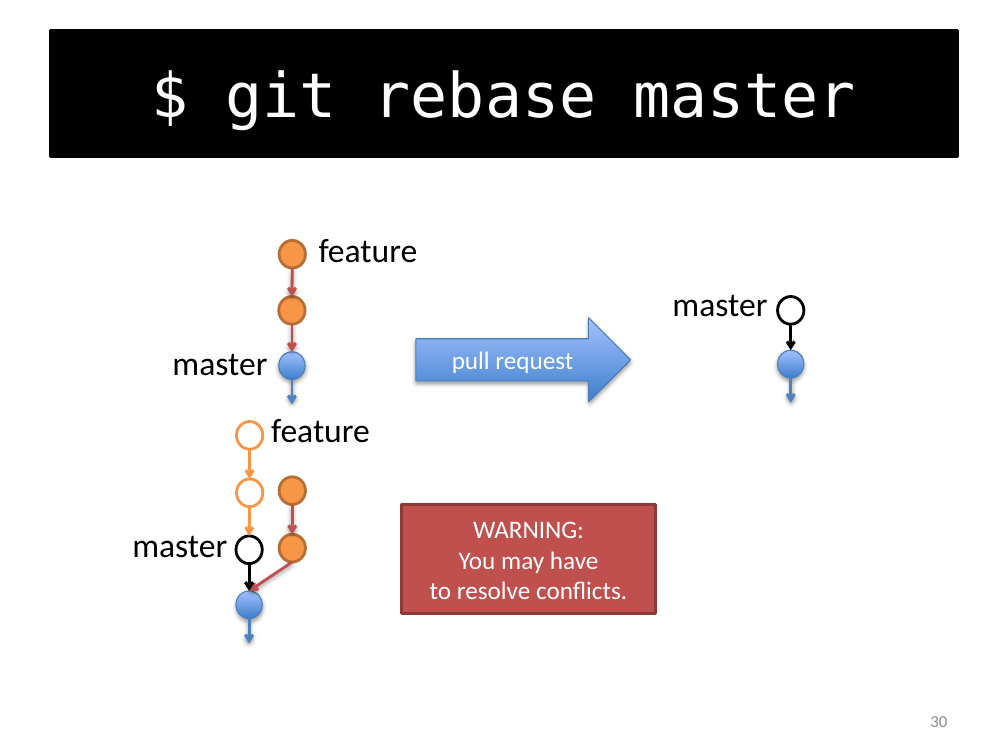
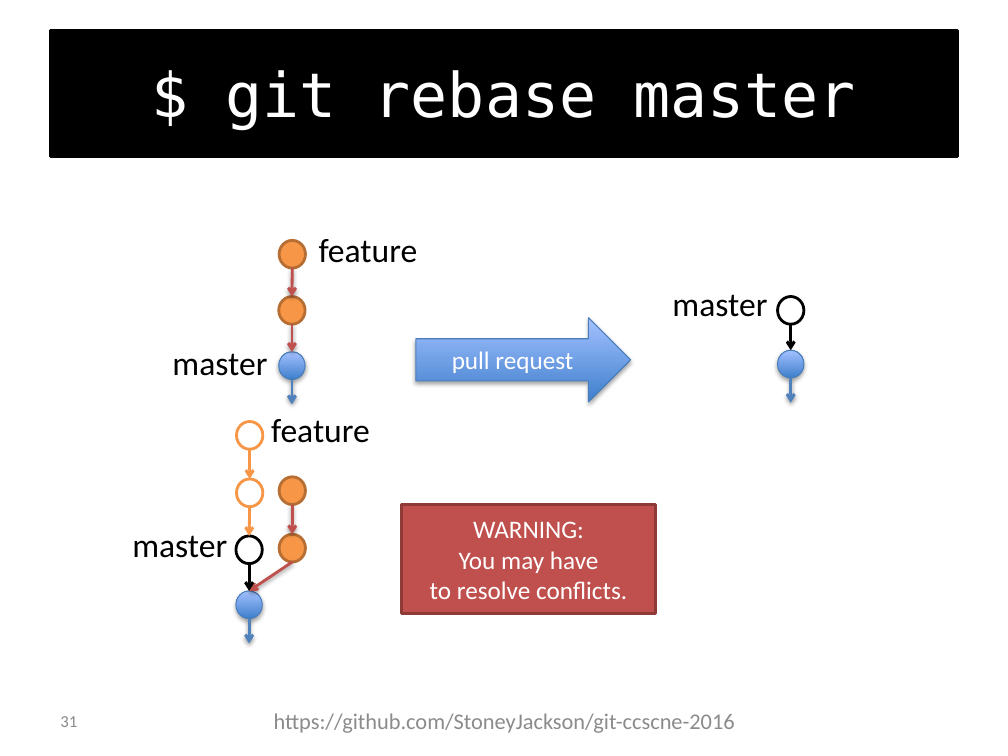
Before and after one commit to foss2serve/github-workflow-activity, a slide deck: slide 31 of tutorial2/presentation.pptx (slide 30 before the commit). Drawn at 1008x756 pixels with LibreOffice and Linux fonts; fonts in the diff are those of the drawing; background and template pictures are left out. Boxes give left, top, right and bottom in pixels: in the first picture for what was removed or moved away, otherwise in the second. Text is boxed around its words. In the diff, an @@ line names an element or a change of style, - is before the commit and + after.

```diff
--- a/tutorial2/presentation.pptx
+++ b/tutorial2/presentation.pptx
@@ page number added at box(60, 716, 77, 727), 12 pt, text #8C8C8C @@
+31
@@ text added at box(274, 713, 735, 733), 16 pt, text #8C8C8C @@
+https://github.com/StoneyJackson/git-ccscne-2016
@@ page number removed at box(930, 716, 947, 727) @@
-30
```
Also in this commit, not shown: 43 other slides changed, 1 slide added.
